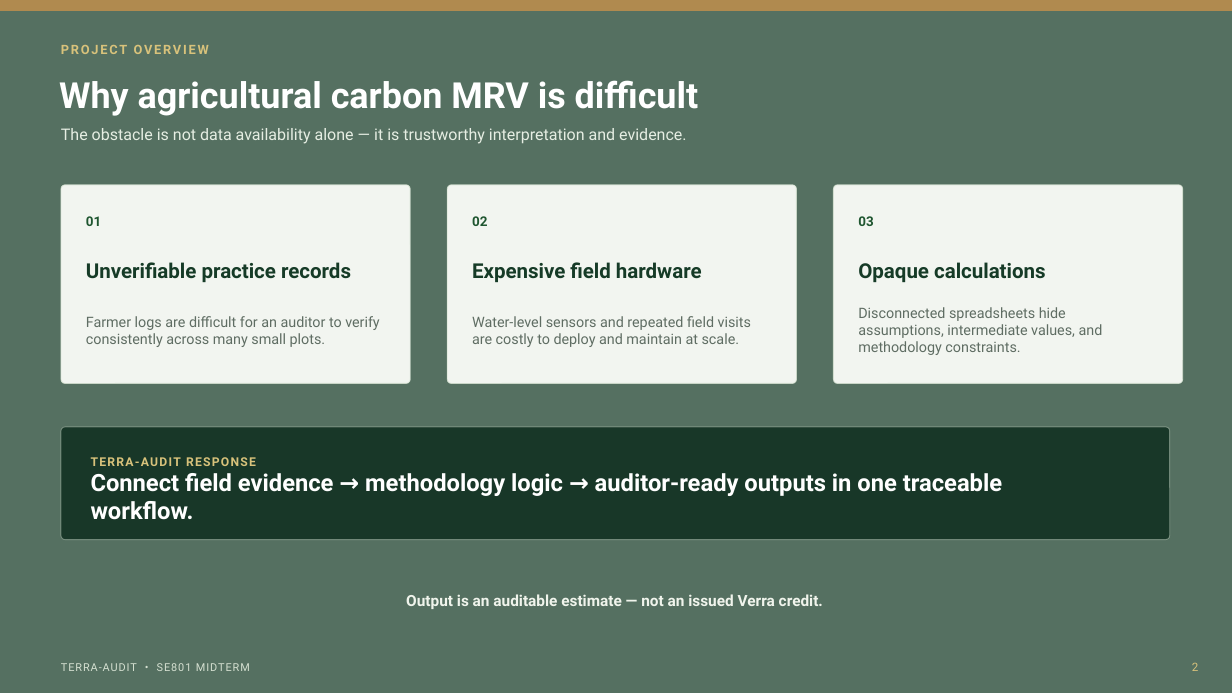
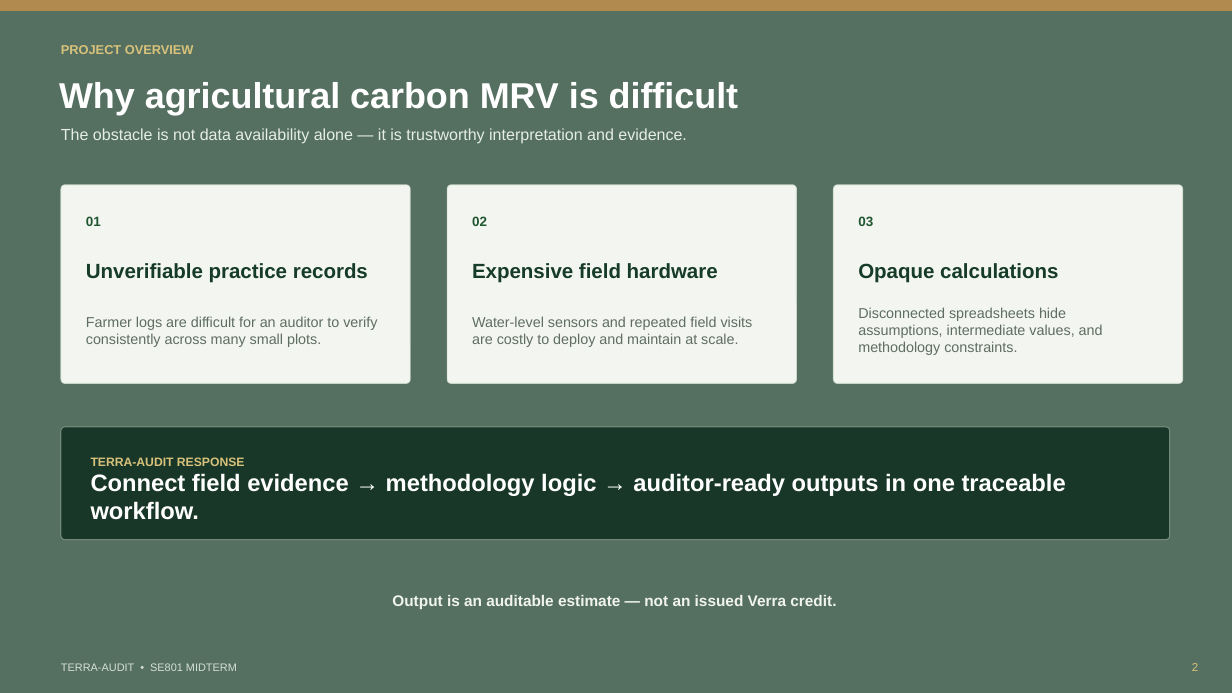
Before and after one commit to knah1d/terra-audit, a slide deck: slide 2 of docs/Terra-Audit_SE801_Midterm_Presentation.pptx. Drawn at 1232x693 pixels with LibreOffice and Linux fonts; fonts in the diff are those of the drawing; background and template pictures are left out. Boxes give left, top, right and bottom in pixels: in the first picture for what was removed or moved away, otherwise in the second. Text is boxed around its words. In the diff, an @@ line names an element or a change of style, - is before the commit and + after.

```diff
--- a/docs/Terra-Audit_SE801_Midterm_Presentation.pptx
+++ b/docs/Terra-Audit_SE801_Midterm_Presentation.pptx
@@ text "PROJECT OVERVIEW" at (61, 45, 194, 54): font Roboto to Arial, letter spacing 1.4 to 0 pt @@
@@ outline #D9E5D5 0.7 pt to #D9E5D5 0.75 pt in 4 elements at (61, 185, 410, 384), (447, 185, 797, 384), (834, 185, 1183, 384), (61, 427, 1170, 540) @@
@@ text "TERRA-AUDIT RESPONSE" at (91, 457, 245, 466): font Roboto to Arial, letter spacing 1 to 0 pt @@
@@ font Roboto to Arial in 11 elements at (59, 82, 738, 115), (61, 128, 687, 144), (86, 216, 101, 226), (86, 263, 368, 283), (86, 316, 377, 347), (472, 263, 718, 283), (472, 316, 753, 347), (858, 263, 1058, 283), (858, 307, 1103, 355), (91, 473, 1066, 520), (392, 595, 836, 609) @@
@@ text "TERRA-AUDIT • SE801 MIDTERM" at (61, 663, 237, 671): font Roboto to Arial, letter spacing 0.7 to 0 pt @@
```
Also in this commit, not shown: 33 other slides changed.
